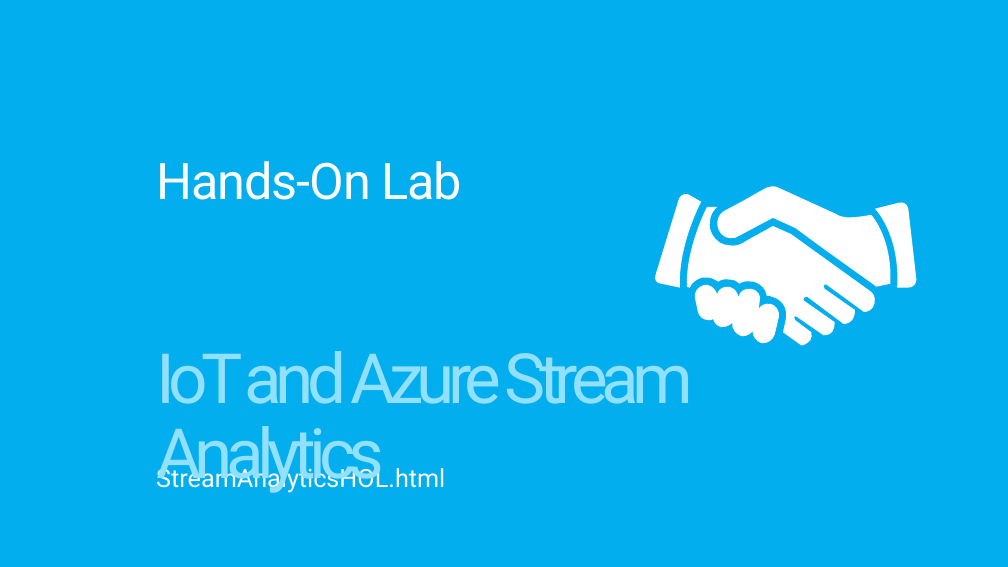
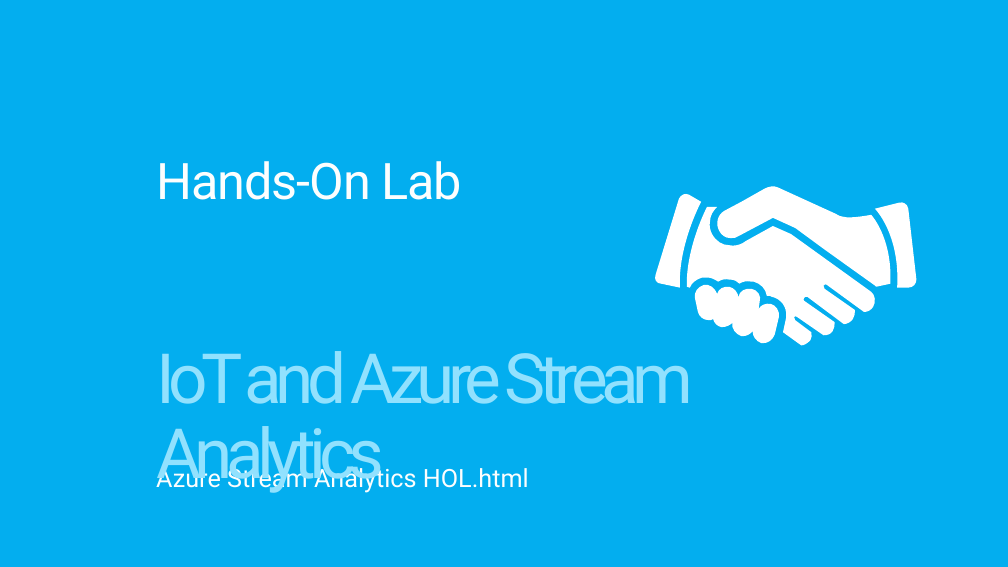
Before and after one commit to MSRConnections/Azure-training-course, a slide deck: slide 9 of Content/Stream Analytics/Azure Stream Analytics.pptx. Drawn at 1008x567 pixels with LibreOffice and Linux fonts; fonts in the diff are those of the drawing. Boxes give left, top, right and bottom in pixels: in the first picture for what was removed or moved away, otherwise in the second. Text is boxed around its words. In the diff, an @@ line names an element or a change of style, - is before the commit and + after.

Commit message:
Stream Analytics Updates

```diff
--- a/Content/Stream Analytics/Azure Stream Analytics.pptx
+++ b/Content/Stream Analytics/Azure Stream Analytics.pptx
@@ subtitle at [156, 464, 529, 493]: text changed @@
-StreamAnalyticsHOL.html
+Azure Stream Analytics HOL.html
```
Also in this commit, not shown: 5 other slides changed, 19 other files.
